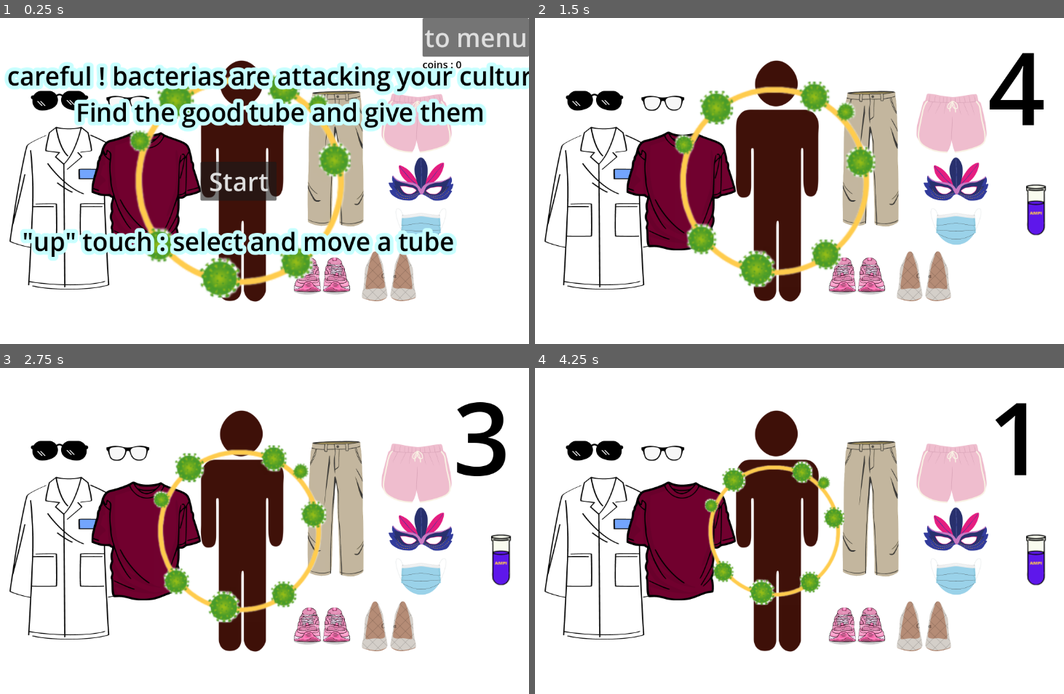
Above: before the commit, frames 1-4 (two rows, left to right).
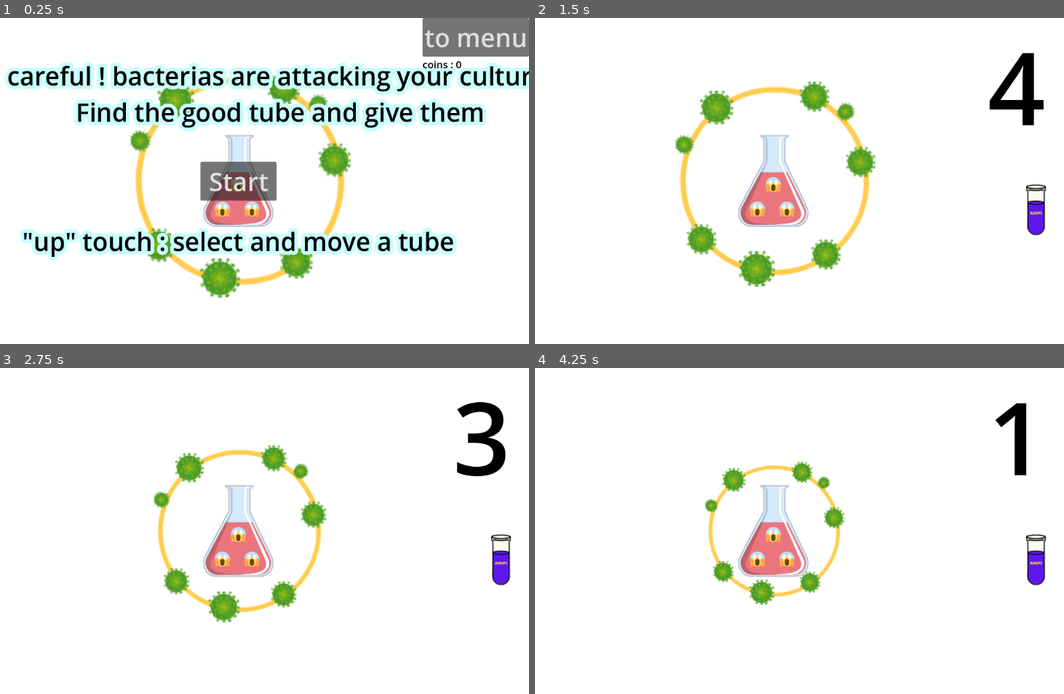
Above: after the commit, the same moments.

Repository: maxnourr/The-game
Game: Godot game, scene res://minijeu_1/ampi_game.tscn
Same seed, same stepped clock (60 frames per second), same inputs: the game is played once before the commit and once after it. This scene is started directly instead of the project's main scene. The engine's default icon, where the game draws it, is replaced by a stand-in: a white triangle on a blue panel in a dark square.
Inputs (mouse positions are in pixels of both pictures, inside the frame that each line leads up to):
- Up to frame 1 (0.25 s): no input
- Up to frame 2 (1.5 s): click "Start" at 0.5 s; drag from (1037, 207) to (773, 181) at 1.27 s
- Up to frame 3 (2.75 s): drag from (121, 547) to (238, 531) at 2.02 s
- Up to frame 4 (4.25 s): move the mouse to (831, 459) at 2.77 s; hold Up (ui_up) 2.78-3.5 s; drag from (746, 596) to (598, 482) at 3.52 s

The runs differ from the first frame. In frame 1, 19% of the frame differs, in the area x 1-86%, y 12-88%; in frame 2, 23%; in frame 3, 23%; in frame 4, 24%.

Commit message:
little change

Diff:
--- a/MINIGAMES/global_var.gd
+++ b/MINIGAMES/global_var.gd
@@ -1,12 +1,15 @@
 extends Node
 
 var game = ["res://minijeu_1/ampi_game.tscn","res://minijeu_3/Plasmid_Game.tscn","res://minijeu_4/clothe_game.tscn","res://minijeu_5/wash_game.tscn"]
+var do_game = ["res://minijeu_1/ampi_game.tscn","res://minijeu_3/Plasmid_Game.tscn","res://minijeu_4/clothe_game.tscn","res://minijeu_5/wash_game.tscn"]
 var coins = 0
 var on_randon = false
 var rng = RandomNumberGenerator
 
 func pass_game():
-	var game_to_load = game[randi() % game.size()]
+	var game_to_load = do_game[randi() % do_game.size()]
+	var i = do_game.find(game_to_load)
+	do_game.erase(game_to_load)
 	to_load(game_to_load)
 
 func to_load(to_load):
--- a/MINIGAMES/minijeu_1/ampi_game.tscn
+++ b/MINIGAMES/minijeu_1/ampi_game.tscn
@@ -14,8 +14,8 @@
 grow_horizontal = 2
 grow_vertical = 2
 
-[node name="bacterias" parent="." instance=ExtResource("2_8apun")]
-position = Vector2(566, 303)
+[node name="bacterias" parent="." instance=ExtResource("2_61gea")]
+position = Vector2(567, 330)
 
 [node name="circle" parent="." instance=ExtResource("3_trp5a")]
 position = Vector2(553, 324)
--- a/MINIGAMES/minijeu_4/body.tscn
+++ /dev/null
@@ -1,9 +0,0 @@
-[gd_scene load_steps=2 format=3 uid="uid://cvgk6uh1iitqp"]
-
-[ext_resource type="Texture2D" uid="uid://dujr2crumufmu" path="res://minijeu_4/figures/background.png" id="1_s4wf8"]
-
-[node name="body" type="Area2D"]
-scale = Vector2(0.5, 0.5)
-
-[node name="Sprite2D" type="Sprite2D" parent="."]
-texture = ExtResource("1_s4wf8")
--- a/MINIGAMES/minijeu_4/clothe_game.gd
+++ b/MINIGAMES/minijeu_4/clothe_game.gd
@@ -39,7 +39,6 @@
 
 #resize and position each element depending of the screen dimensions
 func resize():
-
 	#at the center
 	$body.position.x = get_viewport().size.x/2
 	$body.position.y = get_viewport().size.y/2
--- a/MINIGAMES/minijeu_4/clothe_game.tscn
+++ b/MINIGAMES/minijeu_4/clothe_game.tscn
@@ -1,7 +1,7 @@
 [gd_scene load_steps=13 format=3 uid="uid://b0tv17ivqoc1f"]
 
 [ext_resource type="Script" path="res://minijeu_4/clothe_game.gd" id="1_f3607"]
-[ext_resource type="PackedScene" uid="uid://cvgk6uh1iitqp" path="res://minijeu_1/bacterias.tscn" id="2_dx1qi"]
+[ext_resource type="Texture2D" uid="uid://dujr2crumufmu" path="res://minijeu_4/figures/background.png" id="2_aoaif"]
 [ext_resource type="Texture2D" uid="uid://blls7iw0ckhx0" path="res://minijeu_4/figures/short.png" id="3_hxc67"]
 [ext_resource type="Texture2D" uid="uid://dw1jusfve4qs4" path="res://minijeu_4/figures/pant.png" id="4_gk1vg"]
 [ext_resource type="Texture2D" uid="uid://dbl5ved5lfs43" path="res://minijeu_4/figures/sunglass.png" id="5_i2utt"]
@@ -27,8 +27,12 @@
 wait_time = 10.0
 one_shot = true
 
-[node name="body" parent="." instance=ExtResource("2_dx1qi")]
+[node name="body" type="Area2D" parent="."]
 position = Vector2(483.6, 299.4)
+scale = Vector2(0.5, 0.5)
+
+[node name="Sprite2D" type="Sprite2D" parent="body"]
+texture = ExtResource("2_aoaif")
 
 [node name="p" type="Button" parent="body"]
 show_behind_parent = true
@@ -139,8 +143,6 @@
 [node name="carnaval" type="Sprite2D" parent="body"]
 visible = false
 texture = ExtResource("12_sgrsq")
-
-[node name="Node" type="Node" parent="body"]
 
 [node name="TEXT" type="CanvasLayer" parent="."]
 
--- a/MINIGAMES/ugly_menu.tscn
+++ b/MINIGAMES/ugly_menu.tscn
@@ -13,14 +13,15 @@
 grow_vertical = 2
 
 [node name="minigame1" type="Button" parent="."]
-anchors_preset = 5
-anchor_left = 0.5
-anchor_right = 0.5
-offset_left = -111.0
-offset_right = 111.0
-offset_bottom = 61.0
+anchors_preset = -1
+anchor_left = 0.403646
+anchor_right = 0.596354
+anchor_bottom = 0.0941358
+offset_left = -1.14441e-05
+offset_right = -2.28882e-05
 grow_horizontal = 2
 text = "mini 1"
+metadata/_edit_use_anchors_ = true
 
 [node name="minigame3" type="Button" parent="."]
 anchors_preset = -1
@@ -74,17 +75,17 @@
 text = "hello"
 
 [node name="on random" type="Button" parent="."]
-anchors_preset = 7
-anchor_left = 0.5
-anchor_top = 1.0
-anchor_right = 0.5
+anchors_preset = -1
+anchor_left = 0.398438
+anchor_top = 0.817901
+anchor_right = 0.588542
 anchor_bottom = 1.0
-offset_left = -117.0
-offset_top = -118.0
-offset_right = 102.0
+offset_top = -1.23978e-05
+offset_right = -2.28882e-05
 grow_horizontal = 2
 grow_vertical = 0
 text = "random"
+metadata/_edit_use_anchors_ = true
 
 [connection signal="pressed" from="minigame1" to="." method="_on_minigame_1_pressed"]
 [connection signal="pressed" from="minigame3" to="." method="_on_minigame_3_pressed"]
Not shown: 1 places in MINIGAMES/minijeu_1/ampi_game.tscn that only renumber resources
Not shown, changed: minijeu_5/.DS_Store
